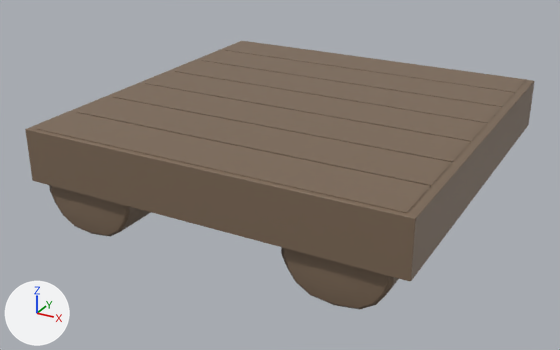
One commit to the FBX model Assets/Models/Platform/Raft.fbx: the scene before it, then after it.
One viewpoint serves both versions: a 50 mm lens placed at (0.0901, -0.1277, 0.0673), pointed at (0.0221, -0.004, 0.0054). Lighting does not change. The marker at lower left points along +X, +Y and +Z. Where no turn or scale is listed for an object, it has been applied to the vertices.

The first picture shows 'Raft_square'.
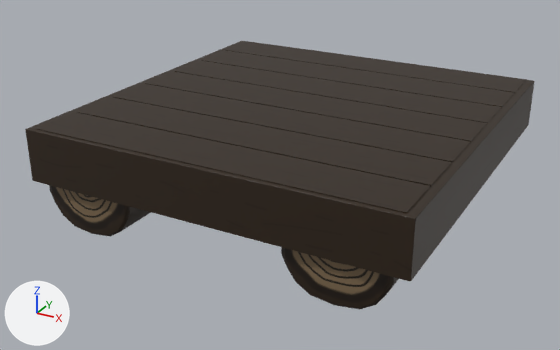
Changed parts and their boxes (x1, y1, x2, y2) in the pictures (560 x 350 px):
'Raft_square', surface changed
    both: (25, 41, 534, 309)

What the commit changed:
Picture 'Raft1_color.tga' (img_raft1_color_tga) is new.
In material 'Raft_Mat' (mat_raft_mat), base_color is no longer (0.204, 0.141, 0.0928), brown #7d6956.
In material 'Raft_Mat' (mat_raft_mat), texture is now set to img_raft1_color_tga.
